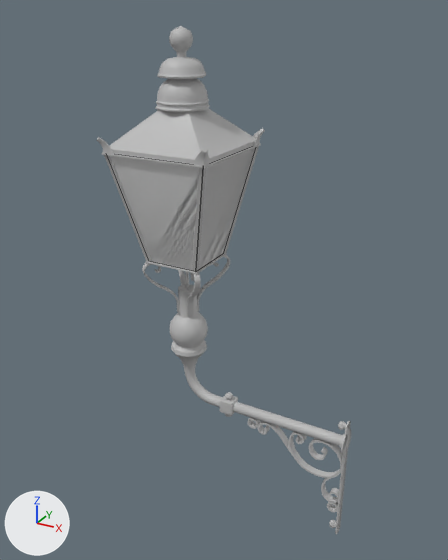
Renders of the Blender file rnc_source_files/Misc/Street_Lamp/rnc_street_lamp_02.blend from each side of a commit.
Camera for both pictures: a 50 mm lens placed at (0.451, -1.673, 1.329), pointed at (-0.465, -0.007, 0.496). The axes (+X, +Y, +Z) are drawn at lower left. The lights are the same throughout. Mesh edges are drawn as thin lines on the coarser meshes.

Names of what the first picture shows: '1_Glass', '1_street_lamp_02_green'.
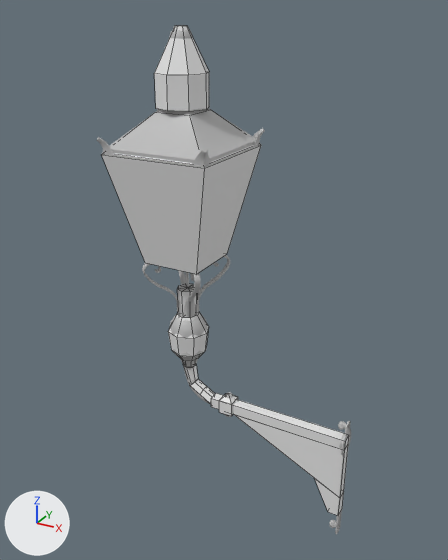
The change in detail:
Object 'Geometry' (ob_geometry) is now shown.

What differs and where, as boxes [x1, y1, x2, y2] in the pictures (448 x 560 px):
'Geometry', shown: after [101, 26, 349, 516]
'1_Glass', unchanged, covered by the edit: before [110, 148, 255, 271]
